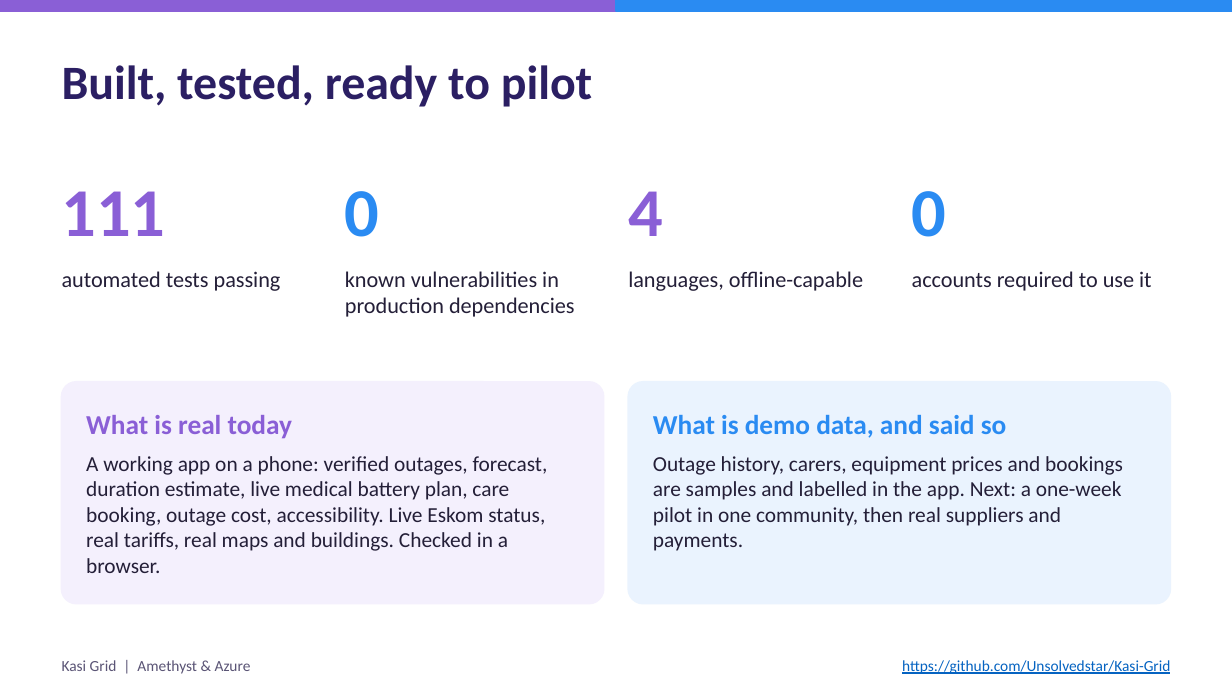
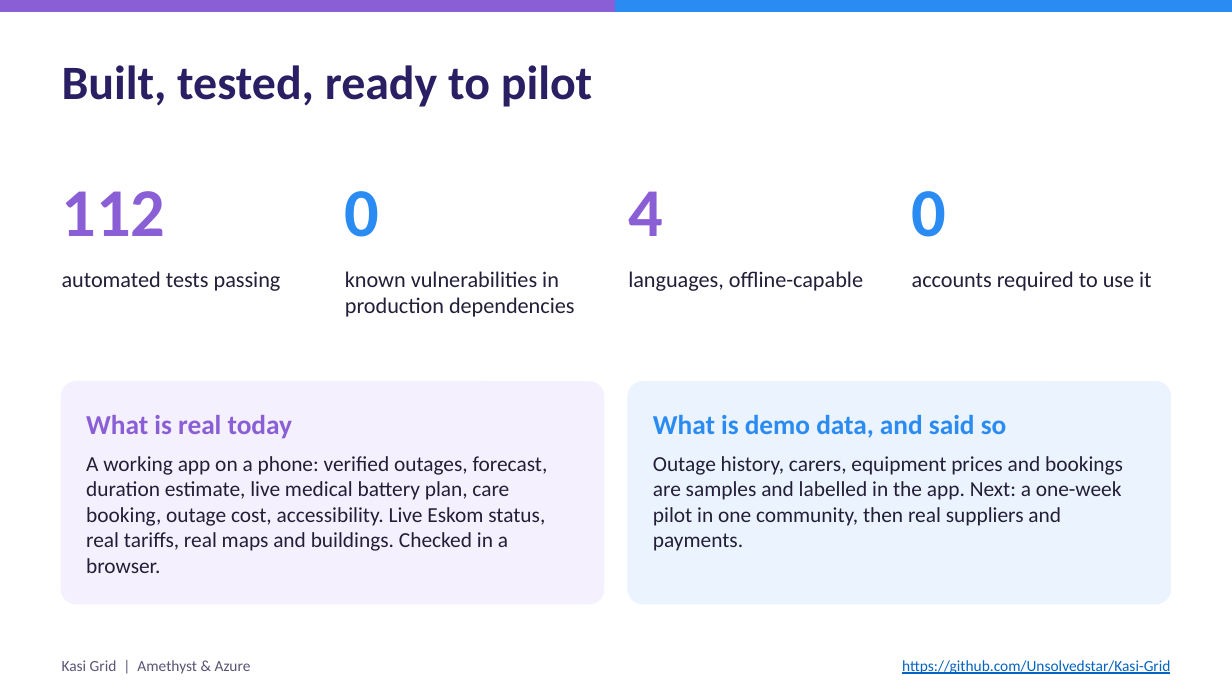
Before and after one commit to Unsolvedstar/Kasi-Grid, a slide deck: slide 16 of submission/Kasi-Grid-deck.pptx. Drawn at 1232x693 pixels with LibreOffice and Linux fonts; fonts in the diff are those of the drawing. Boxes give left, top, right and bottom in pixels: in the first picture for what was removed or moved away, otherwise in the second. Text is boxed around its words. In the diff, an @@ line names an element or a change of style, - is before the commit and + after.

```diff
--- a/submission/Kasi-Grid-deck.pptx
+++ b/submission/Kasi-Grid-deck.pptx
@@ text at (62, 191, 166, 236): text changed @@
-111
+112
```
Also in this commit, not shown: 4 other slides changed, 22 other files.
